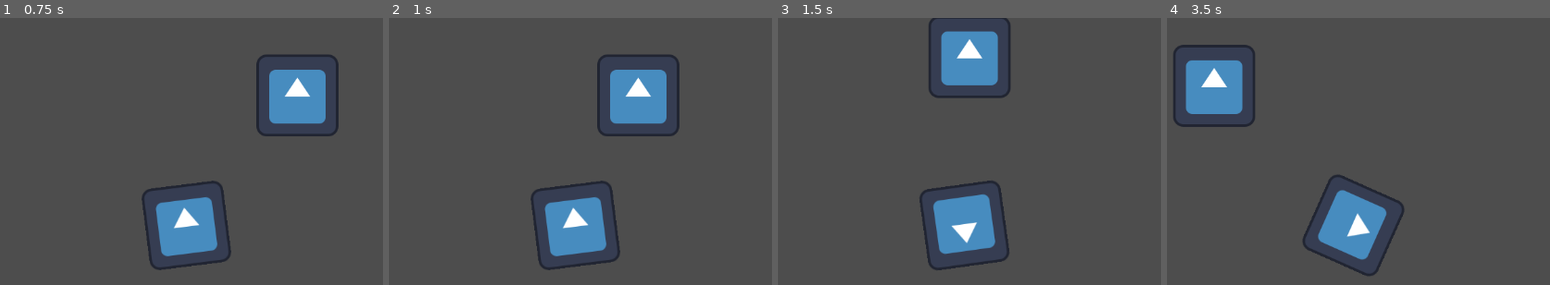
Above: before the commit, frames 1-4 (left to right).
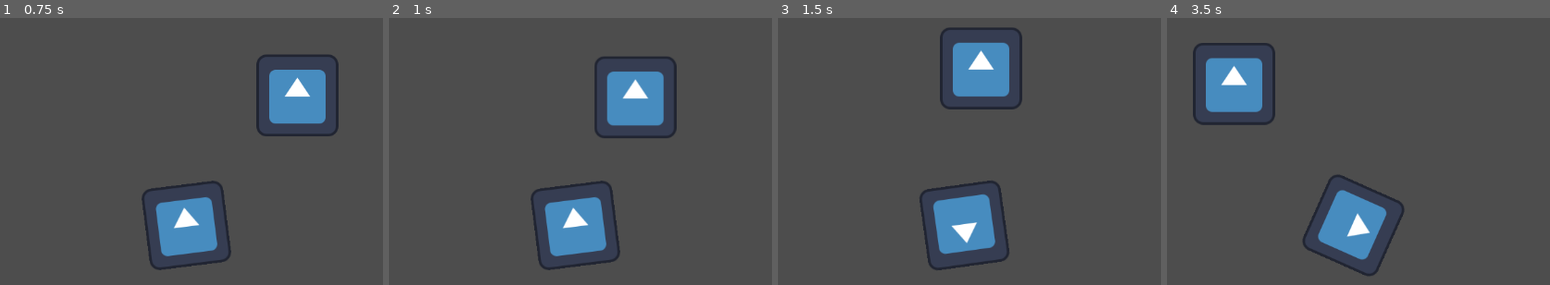
Above: after the commit, the same moments.

Repository: GardnerA4/Utarefson
Game: Godot game, scene res://Levels/test level.tscn
Two runs of this game, one before a commit and one after it. Both use one fixed random seed, a clock stepped at 60 frames per second and the inputs below. The engine's default icon, where the game draws it, is replaced by a stand-in: a white triangle on a blue panel in a dark square.
Inputs (mouse positions are in pixels of both pictures, inside the frame that each line leads up to):
- Up to frame 1 (0.75 s): tap Enter at 0.5 s; move the mouse to (348, 204) at 0.52 s; press the mouse at (348, 204) at 0.53 s; hold D (right) from 0.53 s (still down)
- Up to frame 2 (1 s): keep holding D (right); right-click (737, 204) at 0.8 s
- Up to frame 3 (1.5 s): move the mouse to (816, 244) at 1.27 s; release D (right) at 1.28 s; release the mouse at (816, 244) at 1.28 s; hold S (down) from 1.28 s (still down); right-click (816, 244) at 1.35 s
- Up to frame 4 (3.5 s): click (1205, 244) at 1.55 s; move the mouse to (1427, 135) at 2.02 s; release S (down) at 2.03 s; press the mouse at (1427, 135) at 2.03 s; hold D (right) 2.03-2.78 s; right-click (1427, 135) at 2.3 s; tap Space at 2.75 s; move the mouse to (outside the picture) at 2.77 s; release the mouse at (outside the picture) at 2.78 s; hold W (up) from 2.78 s (still down); right-click (outside the picture) at 2.85 s; click (outside the picture) at 3.05 s

Frame 1 is identical in both runs. In frame 2, 2.0% of the frame differs, in the area x 53-76%, y 13-45%; in frame 3, 3.9%, in the area x 39-64%, y 0-35%; in frame 4, 3.9%.

Commit message:
snappy charge (trying to make it less instant)

Diff:
--- a/Scenes/Player.tscn
+++ b/Scenes/Player.tscn
@@ -39,4 +39,7 @@
 max_value = 10.0
 show_percentage = false
 
+[node name="Charge Timer" type="Timer" parent="."]
+wait_time = 1.395
+
 [connection signal="timeout" from="Swing Cooldown" to="." method="_on_swing_cooldown_timeout"]
--- a/Scripts/player.gd
+++ b/Scripts/player.gd
@@ -6,9 +6,10 @@
 var speed = 300.0
 var can_swing : bool = true
 
+
 func _physics_process(delta):
 
-	charge.value += delta
+	charge.value += delta * 10
 
 	velocity.x = 0
 	velocity.y = 0
@@ -28,8 +29,6 @@
 	var mouse_position = get_global_mouse_position()
 	look_at(mouse_position)
 
-	if Input.is_action_pressed("Attack"):
-		swing()
 
 
 func swing():
@@ -49,9 +48,24 @@
 
 func _input(event):
 	if event.is_action_pressed("Charge"):
-		print("charge")
 		charge.value = 0
 		charge.visible = true
+		speed = 30
 	if event.is_action_released("Charge"):
-		print("release")
 		charge.visible = false
+		lunge()
+		speed = 300
+
+	if Input.is_action_pressed("Attack"):
+		swing()
+
+
+func lunge():
+
+	var lunge_speed = charge.value * 2000
+
+	var mouse_position = get_global_mouse_position()
+	var direction = (mouse_position - global_position).normalized()
+
+	velocity = direction * lunge_speed
+	move_and_slide()
